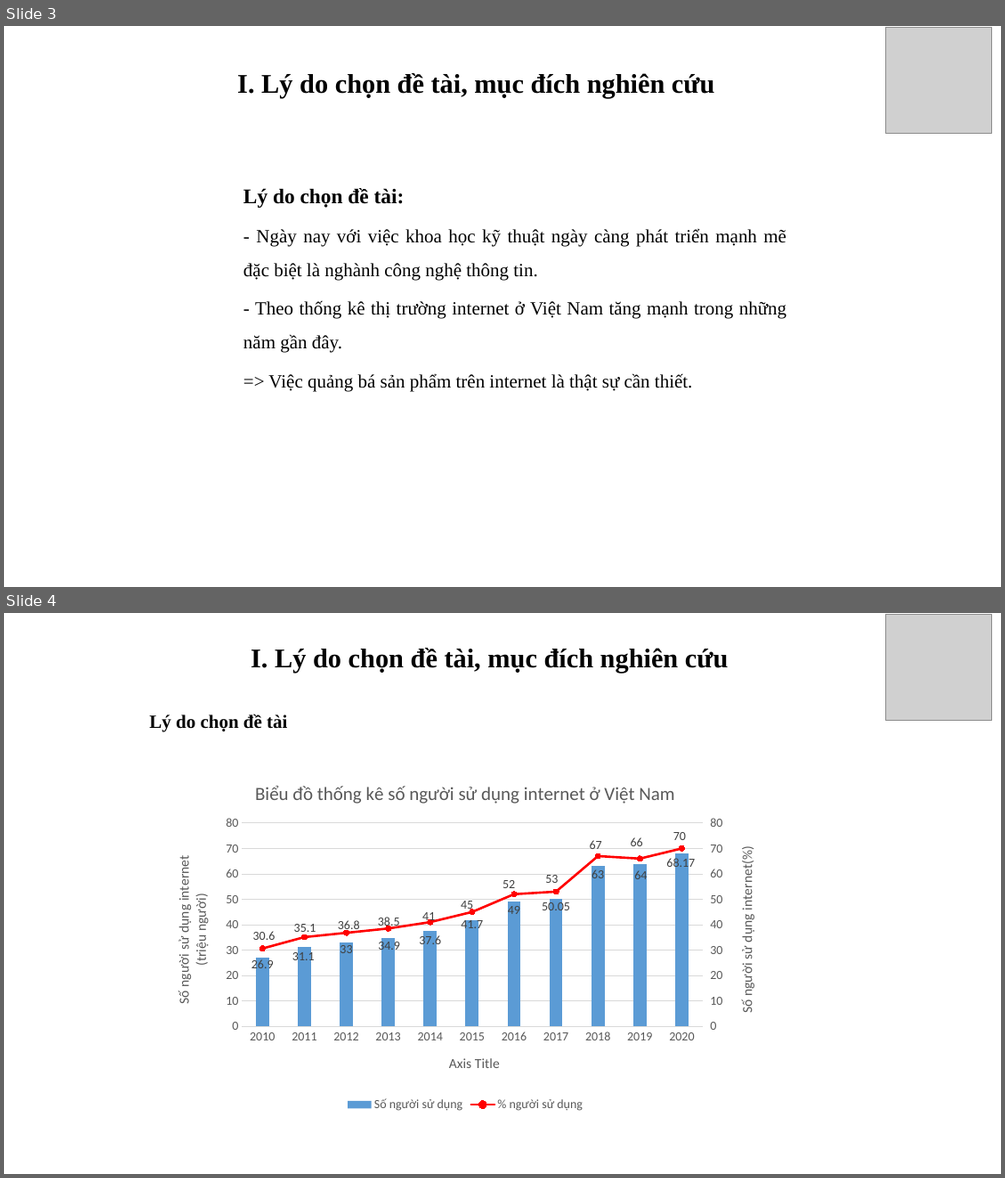
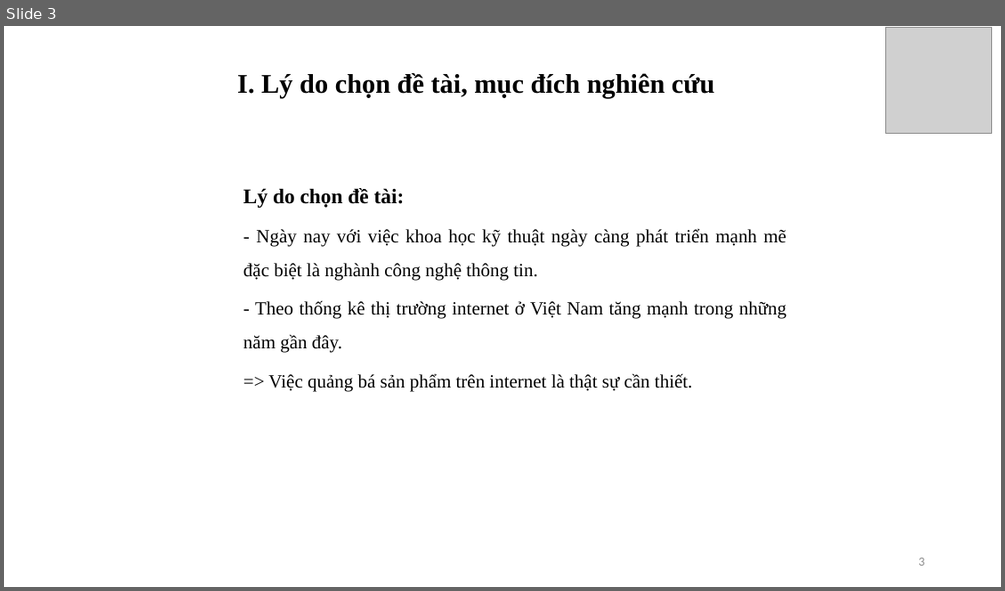
Before and after one commit to ngocanhnguyen160998/DATN, a slide deck: BaoCao/SlideDoAn_NguyenNgocAnh_2017605519.pptx. Shown one above the other, each under a label of ours: slides 3 and 4 before the commit, slide 3 after it. The pictures are 1005x1178 and 1005x591 pixels, drawn with LibreOffice and Linux fonts; fonts in the diff are those of the drawing; grey boxes stand for pictures; background and template pictures are left out. Boxes give left, top, right and bottom in pixels: in the first picture for what was removed or moved away, otherwise in the second. Text is boxed around its words. In the diff, an @@ line names an element or a change of style, - is before the commit and + after.

```diff
--- a/BaoCao/SlideDoAn_NguyenNgocAnh_2017605519.pptx
+++ b/BaoCao/SlideDoAn_NguyenNgocAnh_2017605519.pptx
@@ slide 4 removed at (4,613,1001,1174), background picture (left out) @@
@@ picture removed at (886,615,991,720) @@
@@ text removed at (251,648,728,674) @@
-  I. Lý do chọn đề tài, mục đích nghiên cứu
@@ text removed at (149,714,287,732) @@
-  Lý do chọn đề tài
@@ column chart removed at (159,768,772,1115) @@
-title "Biểu đồ thống kê số người sử dụng internet ở Việt Nam "
-categories: 2010, 2011, 2012, 2013, 2014, 2015, 2016, 2017, 2018, 2019, 2020
-Số người sử dụng: 26.9, 31.1, 33, 34.9, 37.6, 41.7, 49, 50.05, 63, 64, 68.17
-% người sử dụng: 30.6, 35.1, 36.8, 38.5, 41, 45, 52, 53, 67, 66, 70
@@ slide 3 changed as well @@
@@ page number added at (918,557,924,565), 12 pt, text #8C8C8C @@
+3
```
Also in this commit, not shown: 15 other slides changed, 6 other slides removed.
